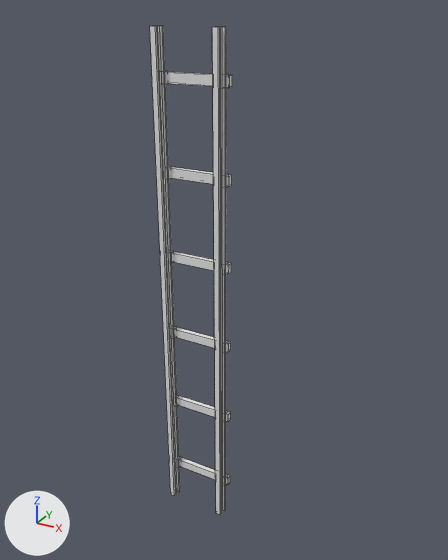
Renders of the FBX model Assets/Fbx/WhiteModel/电梯/小型电梯导轨_6m.fbx from each side of a commit.
Both versions are drawn from a 50 mm camera at (3.48, -4.89, 6.17) aimed at (0.33, 0.84, 3.3). Every picture has the same lights, and +X, +Y and +Z are marked at lower left. The older version comes first. Mesh edges are drawn as thin lines. Where no turn or scale is listed for an object, it has been applied to the vertices.

Objects in the first picture: '小型电梯导轨_6m_Export'.
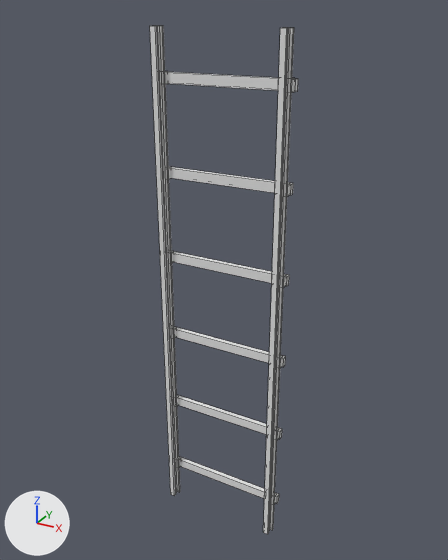
The newer file is also turned or shifted as a whole; pictures and numbers use the older file's frame.

Changed parts and their boxes (x1, y1, x2, y2) in the pictures (448 x 560 px; the box of a moved part takes in the faces that stretch with it):
'小型电梯导轨_6m_Export', reshaped (80% wider): before (150, 26, 232, 514); after (150, 26, 298, 534)
part 1 of me_小型电梯导轨_6m_001, moved or reshaped: before (212, 27, 222, 514); after (263, 28, 289, 534)
part 2 of me_小型电梯导轨_6m_001, moved or reshaped: before (221, 27, 223, 510); after (269, 28, 290, 530)
part 3 of me_小型电梯导轨_6m_001, moved or reshaped: before (222, 27, 226, 511); after (270, 28, 294, 530)
part 4 of me_小型电梯导轨_6m_001, moved or reshaped: before (222, 475, 227, 486); after (271, 494, 277, 505)
part 5 of me_小型电梯导轨_6m_001, moved or reshaped: before (222, 412, 228, 423); after (274, 428, 279, 440)
part 6 of me_小型电梯导轨_6m_001, moved or reshaped: before (222, 341, 228, 353); after (276, 356, 283, 368)
part 7 of me_小型电梯导轨_6m_001, moved or reshaped: before (222, 262, 228, 275); after (280, 274, 286, 288)
part 8 of me_小型电梯导轨_6m_001, moved or reshaped: before (222, 174, 229, 188); after (283, 182, 290, 197)
part 9 of me_小型电梯导轨_6m_001, moved or reshaped: before (222, 74, 229, 89); after (287, 78, 295, 93)
part 10 of me_小型电梯导轨_6m_001, moved or reshaped: before (173, 252, 231, 422); after (173, 252, 289, 439)
part 11 of me_小型电梯导轨_6m_001, moved or reshaped: before (166, 72, 232, 186); after (166, 72, 298, 195)
part 12 of me_小型电梯导轨_6m_001, moved or reshaped: before (180, 457, 230, 485); after (180, 457, 279, 503)

Diff of the bpy script that builds the scene:
```diff
--- a/Assets/Fbx/WhiteModel/电梯/小型电梯导轨_6m.fbx.py
+++ b/Assets/Fbx/WhiteModel/电梯/小型电梯导轨_6m.fbx.py
@@ me_小型电梯导轨_6m_001 @@
 # used by ob_小型电梯导轨_6m_export; location = (0.0, 0.0, 0.0)
 # before: 145 (0.46, 0.73, 4.45) at pixel (229, 186), 146 (0.46, 0.78, 4.45) at pixel (231, 185), 149 (0.46, 0.73, 4.55) at pixel (229, 176), 150 (0.46, 0.78, 4.55) at pixel (231, 175), 169 (0.46, 0.73, 5.45) at pixel (229, 87)
 # before: 170 (0.46, 0.78, 5.45) at pixel (232, 86), 173 (0.46, 0.73, 5.55) at pixel (229, 75), 174 (0.46, 0.78, 5.55) at pixel (232, 75)
 # before: 49 (0.46, 0.73, 0.44) at pixel (228, 484), 50 (0.46, 0.78, 0.44) at pixel (230, 482), 53 (0.46, 0.73, 0.55) at pixel (228, 478), 54 (0.46, 0.78, 0.55) at pixel (230, 475)
-me_小型电梯导轨_6m_001.from_pydata(...)  # 192 vertices, 144 faces; spans x -0.46..0.46, y 0.62..0.78, z 0.0..6.0
+me_小型电梯导轨_6m_001.from_pydata(...)  # 192 vertices, 144 faces; spans x -0.46..1.15, y 0.62..0.78, z 0.0..6.0
+# me_小型电梯导轨_6m_001 part 1: the loose piece of 8 vertices spanning x 0.33..0.39, y 0.62..0.66, z 0.0..6.0 is moved by (0.7, 0.0, 0.0)
+# me_小型电梯导轨_6m_001 part 2: the loose piece of 8 vertices spanning x 0.34..0.38, y 0.66..0.71, z 0.0..6.0 is moved by (0.7, 0.0, 0.0)
+# me_小型电梯导轨_6m_001 part 3: the loose piece of 8 vertices spanning x 0.31..0.41, y 0.71..0.73, z 0.0..6.0 is moved by (0.7, 0.0, 0.0)
+# me_小型电梯导轨_6m_001 part 4: the loose piece of 8 vertices spanning x 0.29..0.43, y 0.7..0.76, z 0.43..0.56 is moved by (0.7, 0.0, 0.0)
+# me_小型电梯导轨_6m_001 part 5: the loose piece of 8 vertices spanning x 0.29..0.43, y 0.7..0.76, z 1.43..1.57 is moved by (0.7, 0.0, 0.0)
+# me_小型电梯导轨_6m_001 part 6: the loose piece of 8 vertices spanning x 0.29..0.43, y 0.7..0.76, z 2.43..2.57 is moved by (0.7, 0.0, 0.0)
+# me_小型电梯导轨_6m_001 part 7: the loose piece of 8 vertices spanning x 0.29..0.43, y 0.7..0.76, z 3.43..3.57 is moved by (0.7, 0.0, 0.0)
+# me_小型电梯导轨_6m_001 part 8: the loose piece of 8 vertices spanning x 0.29..0.43, y 0.7..0.76, z 4.43..4.57 is moved by (0.7, 0.0, 0.0)
+# me_小型电梯导轨_6m_001 part 9: the loose piece of 8 vertices spanning x 0.29..0.43, y 0.7..0.76, z 5.43..5.57 is moved by (0.7, 0.0, 0.0)
+# me_小型电梯导轨_6m_001 part 10: all 12 vertices in x 0.46, y 0.73..0.78, z 1.45..3.56 are moved by (0.7, 0.0, 0.0)
+# me_小型电梯导轨_6m_001 part 11
+for i in [145, 146, 149, 150, 169, 170, 173, 174]: me_小型电梯导轨_6m_001.vertices[i].co += Vector((0.7, 0.0, 0.0))
+# me_小型电梯导轨_6m_001 part 12
+for i in [49, 50, 53, 54]: me_小型电梯导轨_6m_001.vertices[i].co += Vector((0.7, 0.0, 0.0))
```
